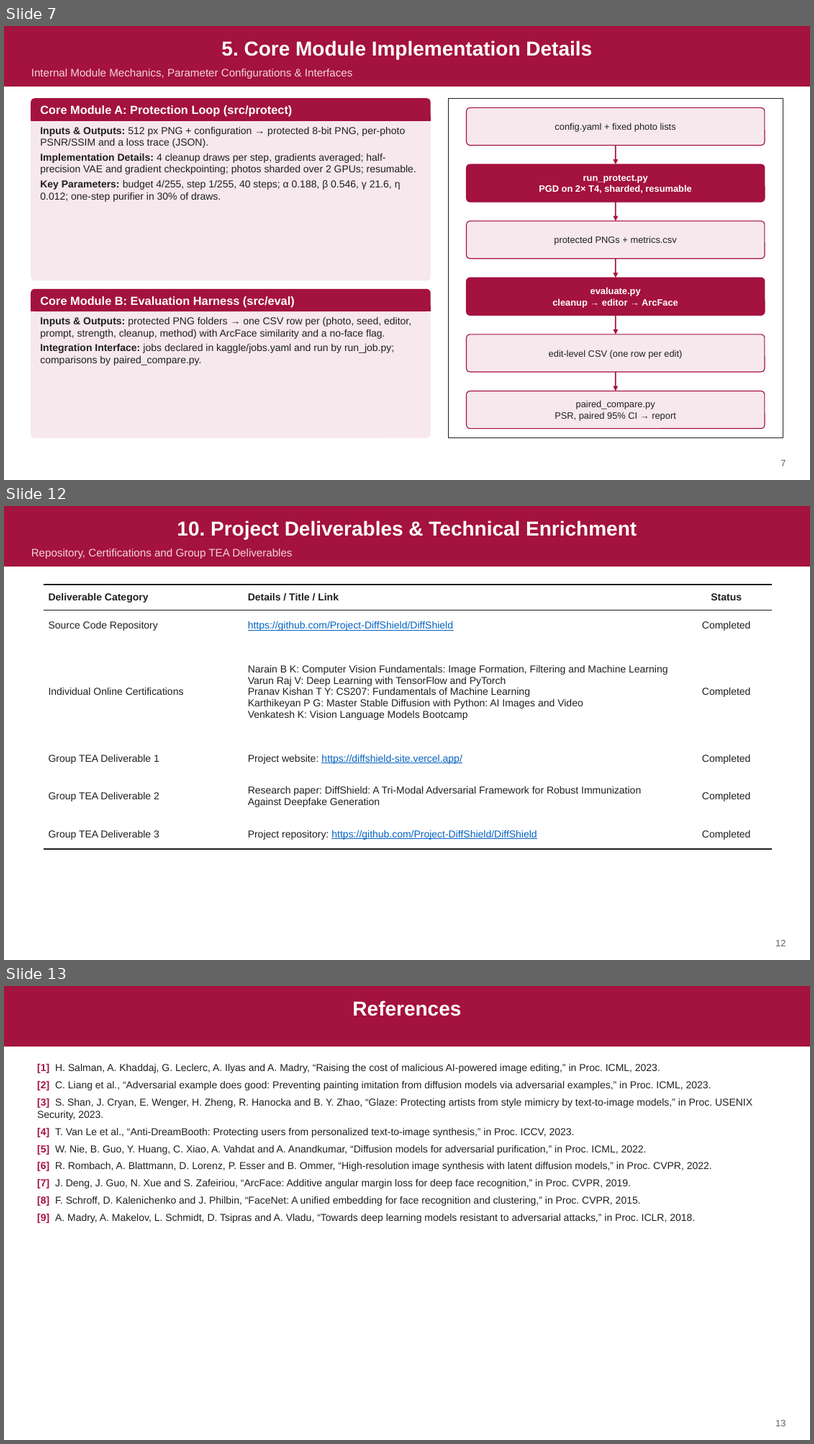
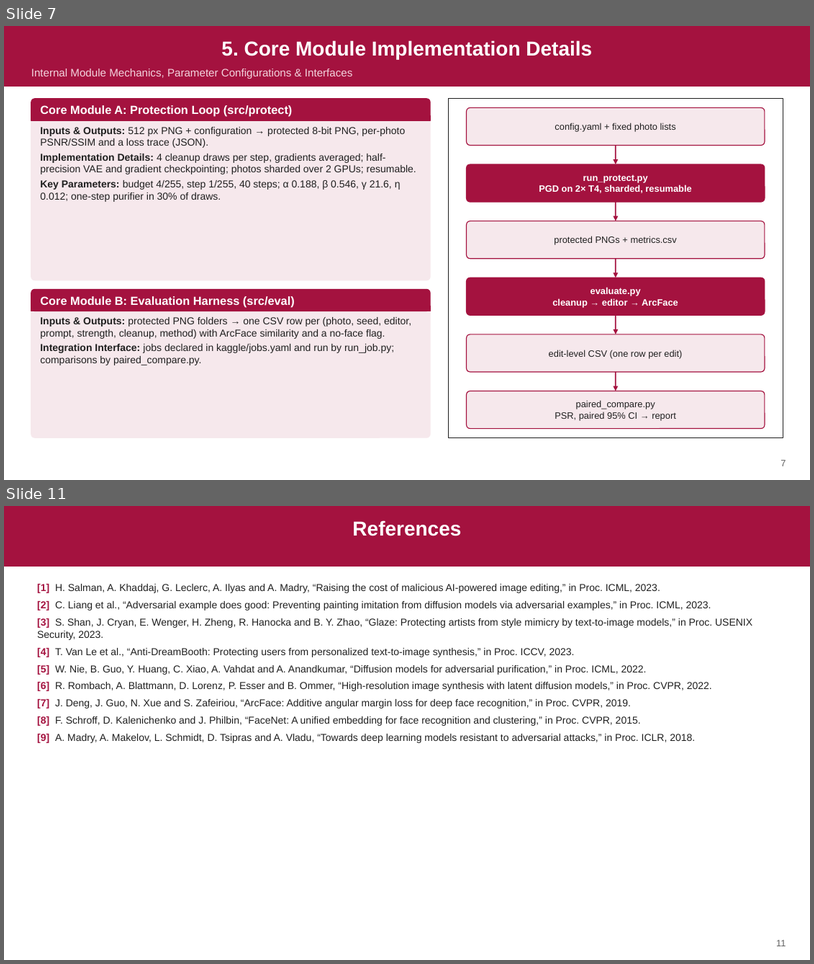
Before and after one commit to Project-DiffShield/DiffShield, a slide deck: reports/DiffShield_PhaseII_External_Review.pptx. Shown one above the other, each under a label of ours: slides 7, 12 and 13 before the commit, slides 7 and 11 after it; the slides between them are not shown. The pictures are 814x1444 and 814x964 pixels, drawn with LibreOffice and Linux fonts; fonts in the diff are those of the drawing. Boxes give left, top, right and bottom in pixels: in the first picture for what was removed or moved away, otherwise in the second. Text is boxed around its words. In the diff, an @@ line names an element or a change of style, - is before the commit and + after.

Commit message:
Phase II deck: follow the department template slide-for-slide; final method only (outside baselines plus one ablation), no earlier DiffShield versions

```diff
--- a/reports/DiffShield_PhaseII_External_Review.pptx
+++ b/reports/DiffShield_PhaseII_External_Review.pptx
@@ slide 12 removed at [4,506,810,960], background #FFFFFF; not listed: 1 template element that a slide beside it also shows @@
@@ title removed at [177,520,637,539] @@
-10. Project Deliverables & Technical Enrichment
@@ text removed at [31,548,292,559] @@
-Repository, Certifications and Group TEA Deliverables
@@ table removed at [44,584,772,842], 6 rows, 3 columns @@
-Deliverable Category | Details / Title / Link | Status
-Source Code Repository | https://github.com/Project-DiffShield/DiffShield | Completed
-Individual Online Certifications | Narain B K: Computer Vision Fundamentals: Image Formation, Filtering and Machine Learning / Varun Raj V: Deep Learning with TensorFlow and PyTorch / Pranav Kishan T Y: CS207: Fundamentals of Machine Learning / Karthikeyan P G: Master Stable Diffusion with Python: AI Images and Video / Venkatesh K: Vision Language Models Bootcamp | Completed
-Group TEA Deliverable 1 | Project website: https://diffshield-site.vercel.app/ | Completed
-Group TEA Deliverable 2 | Research paper: DiffShield: A Tri-Modal Adversarial Framework for Robust Immunization Against Deepfake Generation | Completed
-Group TEA Deliverable 3 | Project repository: https://github.com/Project-DiffShield/DiffShield | Completed
@@ page number removed at [776,939,786,946] @@
-12
@@ what was slide 13 is now slide 11 @@
@@ page number at [777,939,786,946]: text changed @@
-13
+11
```
Also in this commit, not shown: 4 slides changed, 1 other slide removed, 1 other file.
